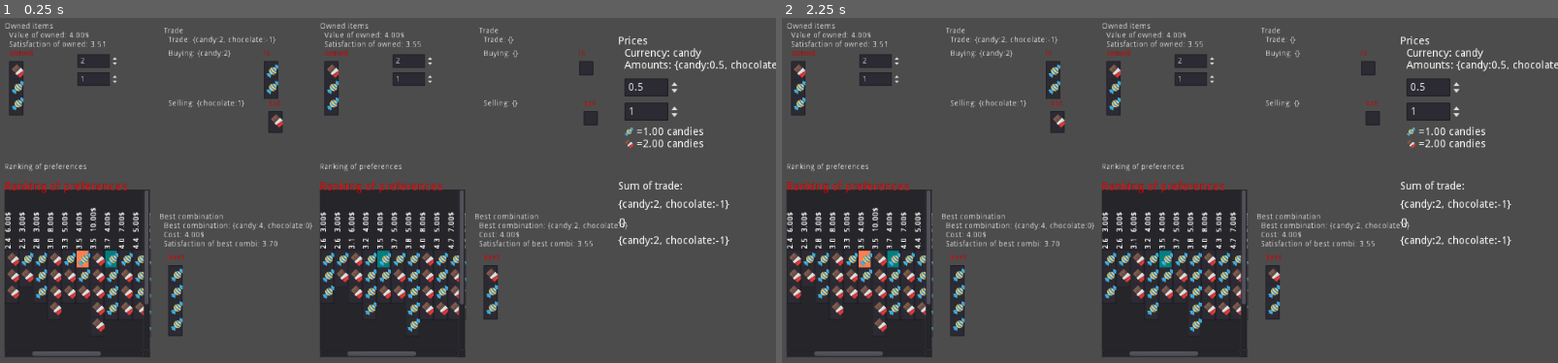
Above: before the commit, frames 1-2 (left to right).
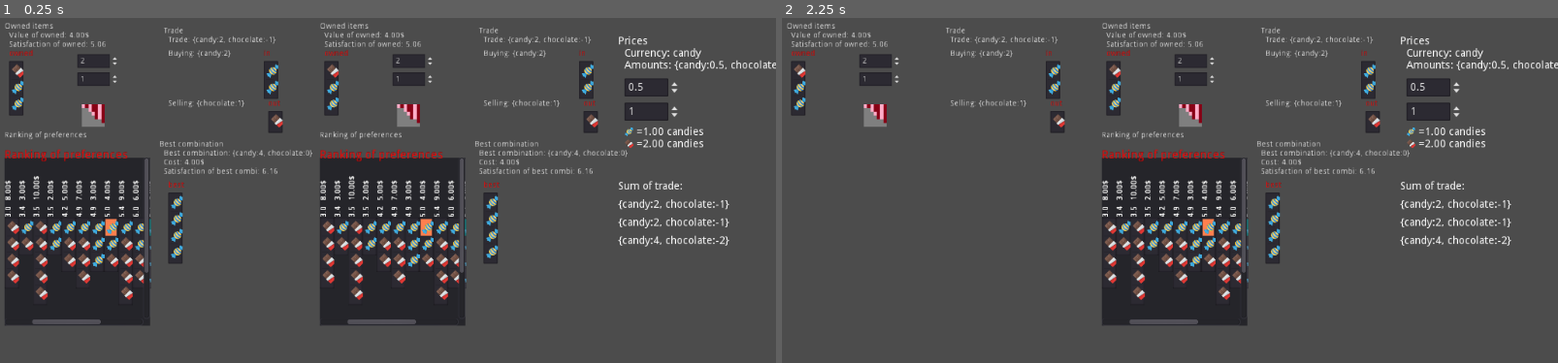
Above: after the commit, the same moments.

Repository: carlostgit/Prices
Game: Godot game, scene res://MainScene.tscn
Same seed, same stepped clock (60 frames per second), same inputs: the game is played once before the commit and once after it. The engine's default icon, where the game draws it, is replaced by a stand-in: a white triangle on a blue panel in a dark square.
Inputs (mouse positions are in pixels of both pictures, inside the frame that each line leads up to):
- Up to frame 1 (0.25 s): no input
- Up to frame 2 (2.25 s): click (875, 114) at 0.52 s; click (875, 114) at 1.27 s; click (875, 114) at 2.02 s

The runs differ from the first frame. In frame 1, 16% of the frame differs, in the area x 0-94%, y 5-99%; in frame 2, 18%.

Commit message:
Algo de código para personalizar preferencias para cada PersonScene y botón para ocultar o mostrar parte de la informacion de PersonScene

Diff:
--- a/MainScene.gd
+++ b/MainScene.gd
@@ -10,7 +10,7 @@
 func _ready():
 	#Todo: jugar con esto para encontrar trueques a distintos precios
 	$PersonScene1.set_preference_for_candy()
-	$PersonScene2.set_preference_for_chocolate()
+	$PersonScene2.set_preference_for_candy()
 
 	pass # Replace with function body.
 
--- a/PersonScene.gd
+++ b/PersonScene.gd
@@ -223,3 +223,12 @@
 func _on_PricesInfo_prices_changed():
 	update_after_prices_changed()
 	pass # Replace with function body.
+
+
+func _on_ShowInfoRanking_pressed():
+	if false==$RankingOfPreferences.is_visible():
+		$BestCombination.show()
+		$RankingOfPreferences.show()
+	else:
+		$BestCombination.hide()
+		$RankingOfPreferences.hide()
--- a/PersonScene.tscn
+++ b/PersonScene.tscn
@@ -1,6 +1,7 @@
-[gd_scene load_steps=4 format=2]
+[gd_scene load_steps=5 format=2]
 
 [ext_resource path="res://PersonScene.gd" type="Script" id=1]
+[ext_resource path="res://ranking.png" type="Texture" id=2]
 [ext_resource path="res://CombinationItem.tscn" type="PackedScene" id=3]
 [ext_resource path="res://CombinationItemList.tscn" type="PackedScene" id=4]
 
@@ -9,9 +10,9 @@
 
 [node name="BestCombination" type="Control" parent="."]
 margin_left = 280.0
-margin_top = 344.0
+margin_top = 216.0
 margin_right = 464.0
-margin_bottom = 536.0
+margin_bottom = 408.0
 __meta__ = {
 "_edit_use_anchors_": false
 }
@@ -121,9 +122,9 @@
 
 [node name="RankingOfPreferences" type="Control" parent="."]
 margin_left = 8.0
-margin_top = 256.0
+margin_top = 200.0
 margin_right = 264.0
-margin_bottom = 568.0
+margin_bottom = 512.0
 __meta__ = {
 "_edit_use_anchors_": false
 }
@@ -196,5 +197,17 @@
 margin_top = 88.0
 margin_right = 202.0
 margin_bottom = 112.0
+
+[node name="ShowInfoRanking" type="TextureButton" parent="."]
+margin_left = 144.0
+margin_top = 152.0
+margin_right = 184.0
+margin_bottom = 192.0
+texture_normal = ExtResource( 2 )
+expand = true
+__meta__ = {
+"_edit_use_anchors_": false
+}
 [connection signal="value_changed" from="OwnedItems/CandyAmount" to="." method="_on_CandyAmount_value_changed"]
 [connection signal="value_changed" from="OwnedItems/ChocolateAmount" to="." method="_on_ChocolateAmount_value_changed"]
+[connection signal="pressed" from="ShowInfoRanking" to="." method="_on_ShowInfoRanking_pressed"]
--- a/SatisfactionCalculator.gd
+++ b/SatisfactionCalculator.gd
@@ -52,7 +52,8 @@
 #	_product_satisf_curve_dict["candy"]=satis_curve_candy
 #	_combo_satisf_curve_dict["sweets"]=satis_curve_sweets
 
-	init_default_satisfaction()
+	#init_default_satisfaction()
+	init_candy_satisfaction()
 
 	plotter.add_func_ref(funcref( self, "calculate_satifaction_of_chocolate"),"chocolate")
 	plotter.add_func_ref(funcref( self, "calculate_satifaction_of_candy"),"candy")
@@ -109,7 +110,7 @@
 
 func init_candy_satisfaction():
 	var satis_curve_chocolate:SatisfactionCurve = SatisfactionCurve.new(2.16,8)
-	var satis_curve_candy:SatisfactionCurve = SatisfactionCurve.new(2.2,18)
+	var satis_curve_candy:SatisfactionCurve = SatisfactionCurve.new(4.2,18)
 	var satis_curve_sweets:SatisfactionCurve = SatisfactionCurve.new(1.8, 1)
 
 	_product_satisf_curve_dict["chocolate"]=satis_curve_chocolate
Binary file added: ranking.png
Not shown, added: ranking.png.import
